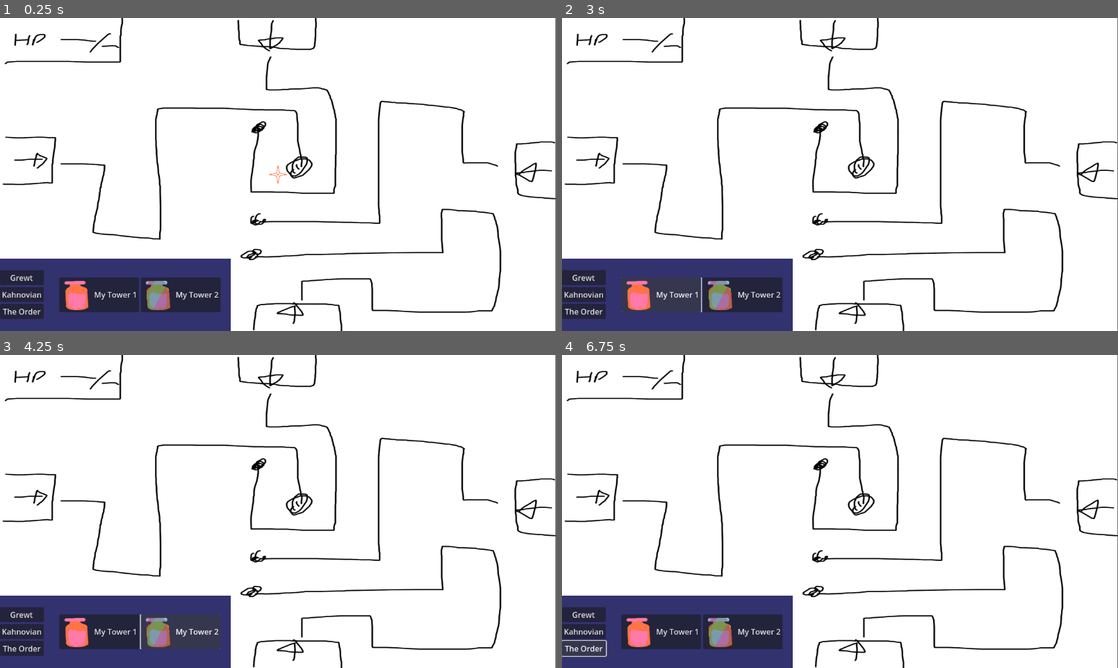
Above: before the commit, frames 1-4 (two rows, left to right).
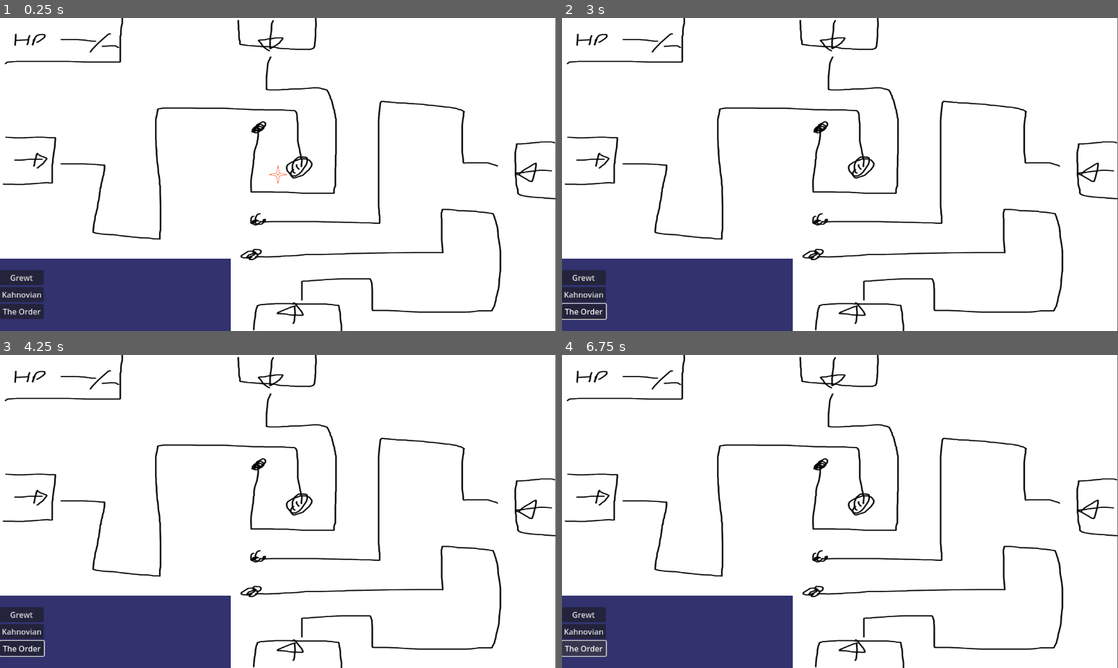
Above: after the commit, the same moments.

Repository: DevFTB/Cataclysm
Game: Godot game, scene res://Scenes/game.tscn
Two runs of this game, one before a commit and one after it. Both use one fixed random seed, a clock stepped at 60 frames per second and the inputs below.
Inputs (mouse positions are in pixels of both pictures, inside the frame that each line leads up to):
- Up to frame 1 (0.25 s): no input
- Up to frame 2 (3 s): click "Grewt" at 0.5 s; click "Kahnovian" at 1.25 s; click "The Order" at 2 s; click (662, 293) at 2.75 s, where only the run before the commit has a clickable "My Tower 1"
- Up to frame 3 (4.25 s): click (183, 630) at 3.5 s, where only the run before the commit has a clickable "My Tower 2"
- Up to frame 4 (6.75 s): click "Grewt" at 4.25 s; click "Kahnovian" at 5 s; click "My Tower 2" at 5.75 s; click "The Order" at 6.5 s

The runs differ from the first frame. In frame 1, 3.2% of the frame differs, in the area x 10-40%, y 82-94%; in frame 2, 3.3%; in frame 3, 3.3%, in the area x 0-40%, y 82-97%; in frame 4, 3.2%.

Commit message:
filter buttons by clan

Diff:
--- a/PackedScenes/Towers/Tower1.tscn
+++ b/PackedScenes/Towers/Tower1.tscn
@@ -7,6 +7,7 @@
 script = ExtResource("1_a8hxo")
 tower_name = "My Tower 1"
 ui_image = ExtResource("1_28xor")
+clan = 0
 
 [node name="Sprite2d" type="Sprite2D" parent="."]
 texture = ExtResource("1_28xor")
--- a/PackedScenes/Towers/Tower2.tscn
+++ b/PackedScenes/Towers/Tower2.tscn
@@ -7,6 +7,7 @@
 script = ExtResource("1_80n8s")
 tower_name = "My Tower 2"
 ui_image = ExtResource("1_fvar2")
+clan = 1
 
 [node name="Sprite2d" type="Sprite2D" parent="."]
 texture = ExtResource("1_fvar2")
--- a/Scenes/Tower.gd
+++ b/Scenes/Tower.gd
@@ -1,7 +1,11 @@
 extends Node2D
+enum Clan {
+	GREWT, KHANOVIAN, THE_ORDER
+}
 
 @export var tower_name : String
 @export var ui_image : Texture2D
+@export var clan : Clan
 
 # Called when the node enters the scene tree for the first time.
 func _ready():
--- a/Scenes/TowerSelector.gd
+++ b/Scenes/TowerSelector.gd
@@ -4,6 +4,9 @@
 @export var button_scene : PackedScene
 @export var towers : Array[PackedScene]
 
+enum Clan {
+	GREWT, KHANOVIAN, THE_ORDER
+}
 
 # Called when the node enters the scene tree for the first time.
 func _ready():
@@ -15,27 +18,32 @@
 			if node_name == "Tower":
 				var tower_name = ""
 				var ui_image : Texture2D
+				var clan : Clan
 				for node_prop_idx in packed_state.get_node_property_count(node_idx):
 					var prop_name = packed_state.get_node_property_name(node_idx, node_prop_idx)
-					print ("  node_prop_name=", )
+					print ("  node_prop_name=", prop_name)
 					var prop_value = packed_state.get_node_property_value(node_idx, node_prop_idx)
 					print ("  node_value=", prop_value)
 					if prop_name == "tower_name":
 						tower_name = prop_value
-
 					if prop_name == "ui_image":
 						ui_image = prop_value
+					if prop_name == "clan":
+						clan = prop_value
 
-				instance_button(tower, tower_name, ui_image)
+				instance_button(tower, tower_name, ui_image, clan)
 
+	for button in get_node(button_parent).get_children():
+		button.visible = false
 	pass # Replace with function body.
 
-func instance_button(tower, tower_name, ui_image):
+func instance_button(tower, tower_name, ui_image, clan):
 	var new_button = button_scene.instantiate()
 
 	new_button.icon = ui_image
 	new_button.text = tower_name
 	new_button.tower = tower
+	new_button.clan = clan
 
 	get_node(button_parent).add_child(new_button)
 	get_node(button_parent).queue_sort()
@@ -48,3 +56,21 @@
 func select_tower(tower: PackedScene):
 	get_node("/root/Game/TowerPlacer").tower = tower
 	pass
+
+func switch_clan_view(clan):
+	for button in get_node(button_parent).get_children():
+		button.visible = button.clan == clan
+
+func _on_grewt_tower_button_pressed():
+	switch_clan_view(Clan.GREWT)
+	pass # Replace with function body.
+
+
+func _on_khanovian_tower_button_pressed():
+	switch_clan_view(Clan.KHANOVIAN)
+	pass # Replace with function body.
+
+
+func _on_the_order_tower_button_pressed():
+	switch_clan_view(Clan.THE_ORDER)
+	pass # Replace with function body.
--- a/Scenes/TowerSelectorButton.gd
+++ b/Scenes/TowerSelectorButton.gd
@@ -3,6 +3,8 @@
 @export var tower: PackedScene
 
 var tower_selector : Control
+var clan : int
+
 # Called when the node enters the scene tree for the first time.
 func _ready():
 	tower_selector = get_node("/root/Game/GUI/TowerSelectionGUI")
--- a/Scenes/game.tscn
+++ b/Scenes/game.tscn
@@ -77,7 +77,7 @@
 [node name="TowerSelectionGUI" type="Control" parent="GUI"]
 clip_contents = true
 custom_minimum_size = Vector2i(300, 150)
-layout_mode = 3
+layout_mode = 1
 anchors_preset = 2
 anchor_top = 1.0
 anchor_bottom = 1.0
@@ -90,6 +90,7 @@
 towers = [ExtResource("4_lj420"), ExtResource("8_mnq4t")]
 
 [node name="ColorRect" type="ColorRect" parent="GUI/TowerSelectionGUI"]
+layout_mode = 1
 anchors_preset = 15
 anchor_right = 1.0
 anchor_bottom = 1.0
@@ -98,6 +99,7 @@
 color = Color(0.196078, 0.196078, 0.435294, 1)
 
 [node name="HSplitContainer" type="HSplitContainer" parent="GUI/TowerSelectionGUI"]
+layout_mode = 1
 anchors_preset = 15
 anchor_right = 1.0
 anchor_bottom = 1.0
@@ -105,6 +107,7 @@
 grow_vertical = 2
 
 [node name="VBoxContainer" type="VBoxContainer" parent="GUI/TowerSelectionGUI/HSplitContainer"]
+layout_mode = 2
 offset_right = 91.0
 offset_bottom = 150.0
 grow_vertical = 2
@@ -112,18 +115,21 @@
 alignment = 1
 
 [node name="GrewtTowerButton" type="Button" parent="GUI/TowerSelectionGUI/HSplitContainer/VBoxContainer"]
+layout_mode = 2
 offset_top = 24.0
 offset_right = 91.0
 offset_bottom = 55.0
 text = "Grewt"
 
 [node name="KhanovianTowerButton" type="Button" parent="GUI/TowerSelectionGUI/HSplitContainer/VBoxContainer"]
+layout_mode = 2
 offset_top = 59.0
 offset_right = 91.0
 offset_bottom = 90.0
 text = "Kahnovian"
 
 [node name="TheOrderTowerButton" type="Button" parent="GUI/TowerSelectionGUI/HSplitContainer/VBoxContainer"]
+layout_mode = 2
 offset_top = 94.0
 offset_right = 91.0
 offset_bottom = 125.0
@@ -131,6 +137,7 @@
 
 [node name="GridContainer" type="GridContainer" parent="GUI/TowerSelectionGUI/HSplitContainer"]
 clip_contents = true
+layout_mode = 2
 offset_left = 290.0
 offset_top = 75.0
 offset_right = 290.0
@@ -140,3 +147,6 @@
 columns = 2
 
 [connection signal="can_place_changed" from="Map/PlaceableArea" to="TowerPlacer" method="_on_placeable_area_can_place_changed"]
+[connection signal="pressed" from="GUI/TowerSelectionGUI/HSplitContainer/VBoxContainer/GrewtTowerButton" to="GUI/TowerSelectionGUI" method="_on_grewt_tower_button_pressed"]
+[connection signal="pressed" from="GUI/TowerSelectionGUI/HSplitContainer/VBoxContainer/KhanovianTowerButton" to="GUI/TowerSelectionGUI" method="_on_khanovian_tower_button_pressed"]
+[connection signal="pressed" from="GUI/TowerSelectionGUI/HSplitContainer/VBoxContainer/TheOrderTowerButton" to="GUI/TowerSelectionGUI" method="_on_the_order_tower_button_pressed"]
